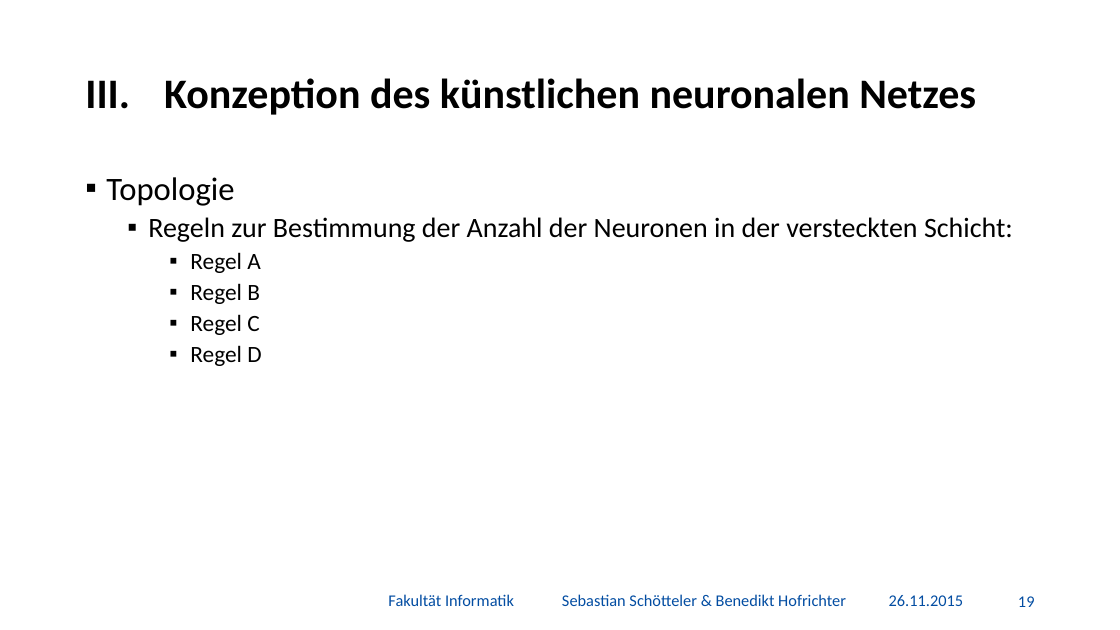
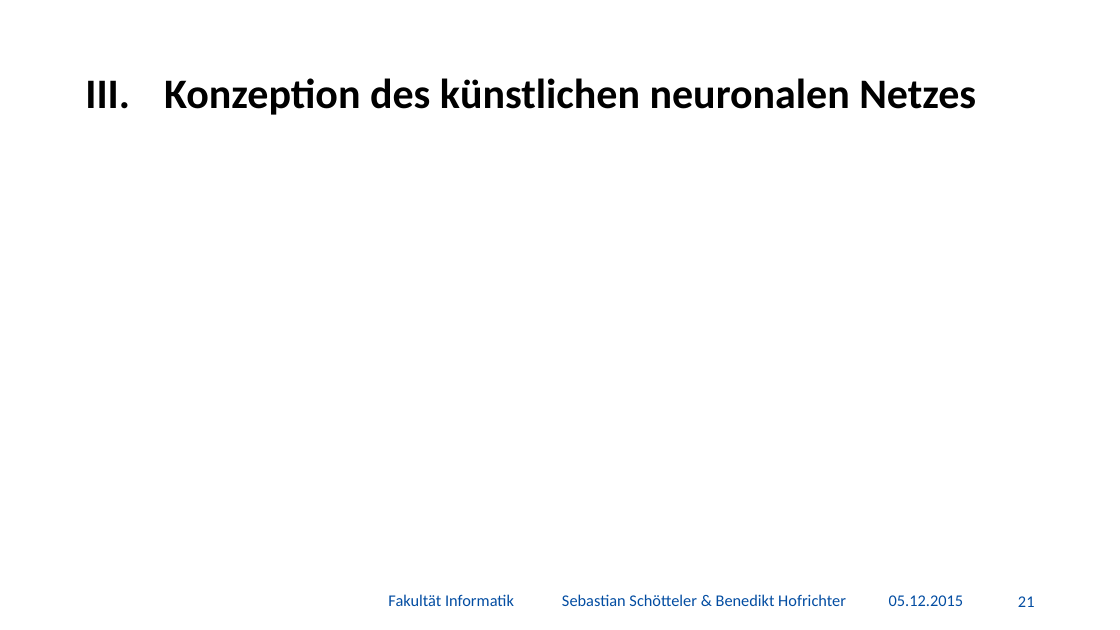
Before and after one commit to BenediktGitGit/soco15, a slide deck: slide 22 of 3b) Vortrag/Präsentation.pptx (slide 20 before the commit). Drawn at 1120x630 pixels with LibreOffice and Linux fonts; fonts in the diff are those of the drawing; grey boxes stand for pictures; background and template pictures are left out. Boxes give left, top, right and bottom in pixels: in the first picture for what was removed or moved away, otherwise in the second. Text is boxed around its words. In the diff, an @@ line names an element or a change of style, - is before the commit and + after.

```diff
--- a/3b) Vortrag/Präsentation.pptx
+++ b/3b) Vortrag/Präsentation.pptx
@@ text removed at bbox=[106, 177, 1013, 366] @@
-▪ Topologie
-  ▪ Regeln zur Bestimmung der Anzahl der Neuronen in der versteckten Schicht:
-    ▪ Regel A
-    ▪ Regel B
-    ▪ Regel C
-    ▪ Regel D
@@ text at bbox=[889, 595, 963, 606]: text changed @@
-26.11.2015
+05.12.2015
@@ page number at bbox=[1018, 596, 1035, 607]: text changed @@
-19
+21
```
Also in this commit, not shown: 33 other slides changed, 4 slides added.
